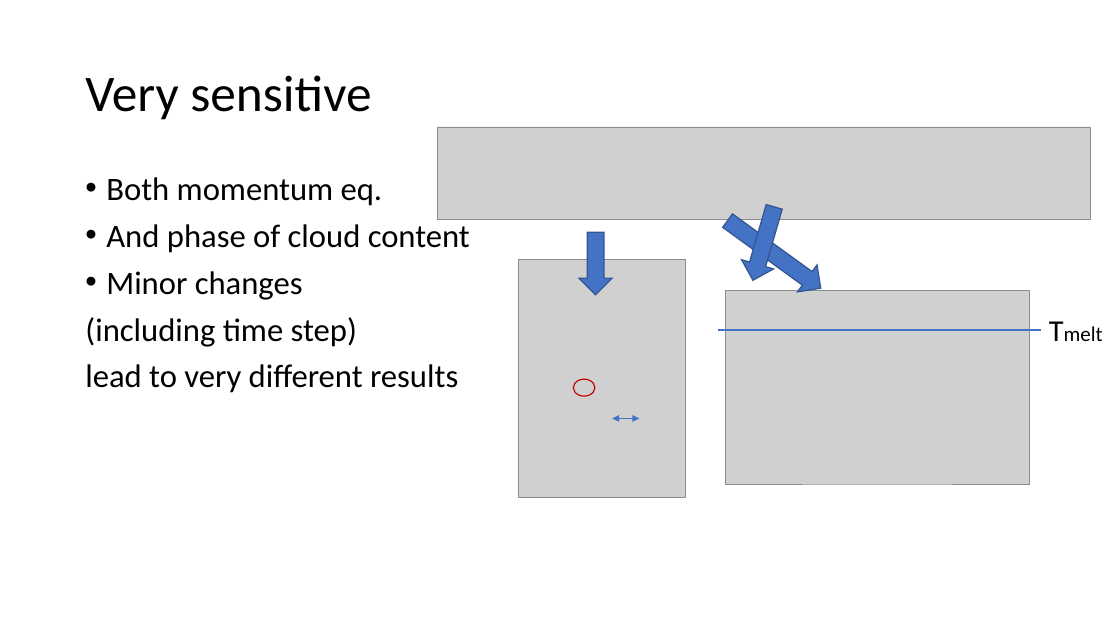
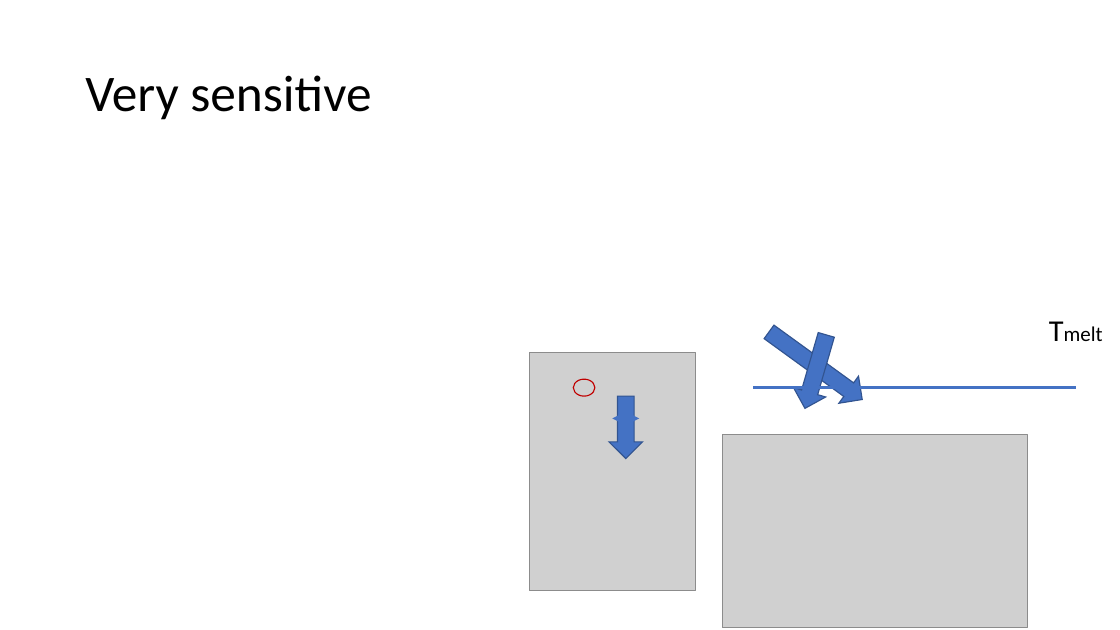
Before and after one commit to meteoNL/CloudParcelModel_SOACproject, a slide deck: slide 10 of model_representation.pptx (slide 11 before the commit). Drawn at 1120x630 pixels with LibreOffice and Linux fonts; fonts in the diff are those of the drawing; grey boxes stand for pictures. Boxes give left, top, right and bottom in pixels: in the first picture for what was removed or moved away, otherwise in the second. Text is boxed around its words. In the diff, an @@ line names an element or a change of style, - is before the commit and + after.

```diff
--- a/model_representation.pptx
+++ b/model_representation.pptx
@@ picture removed at (437,127,1090,220) @@
@@ text removed at (85,177,470,393) @@
-• Both momentum eq.
-• And phase of cloud content
-• Minor changes
-(including time step)
-lead to very different results
@@ up arrow: place and size @@
-up arrow at (718,207,831,302)
+up arrow at (759,318,872,413)
@@ picture: place and size @@
-picture at (518,260,685,498)
+picture at (529,353,696,592)
@@ up arrow: place and size @@
-up arrow at (737,202,791,285)
+up arrow at (789,330,843,413)
@@ line moved from (718, 330) - (1041, 330) to (754, 387) - (1076, 387) @@
@@ up arrow: place and size @@
-up arrow at (579,233,613,295)
+up arrow at (609,397,643,459)
@@ picture: place and size @@
-picture at (725,291,1030,484)
+picture at (723,434,1028,628)
```
Also in this commit, not shown: 6 other slides changed, 1 slide added, 2 slides removed, 1 other file.
